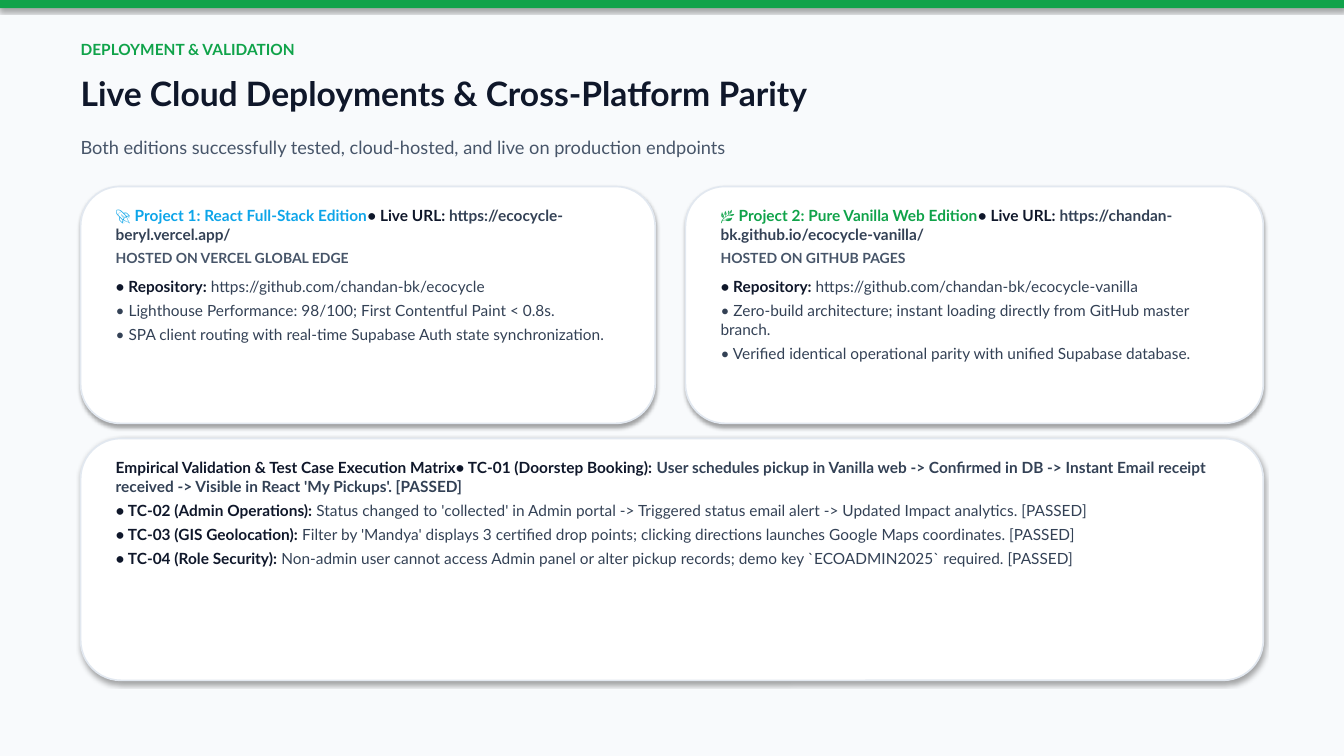
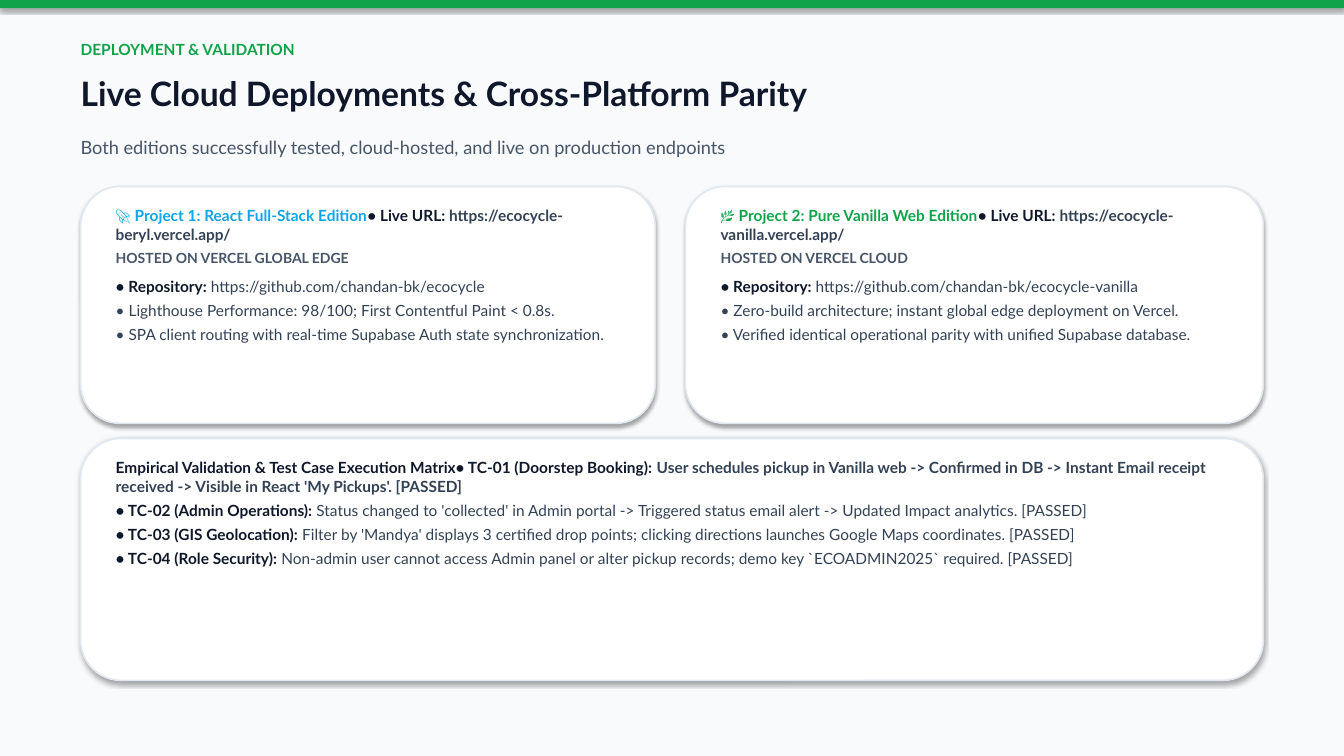
Before and after one commit to chandan-bk/ecocycle-vanilla, a slide deck: slide 12 of EcoCycle_Project_Presentation.pptx. Drawn at 1344x756 pixels with LibreOffice and Linux fonts; fonts in the diff are those of the drawing. Boxes give left, top, right and bottom in pixels: in the first picture for what was removed or moved away, otherwise in the second. Text is boxed around its words. In the diff, an @@ line names an element or a change of style, - is before the commit and + after.

Commit message:
docs: update vanilla live URL to https://ecocycle-vanilla.vercel.app/

```diff
--- a/EcoCycle_Project_Presentation.pptx
+++ b/EcoCycle_Project_Presentation.pptx
@@ text at (721,209,1174,263): text changed @@
-🌿 Project 2: Pure Vanilla Web Edition• Live URL: https://chandan-bk.github.io/ecocycle-vanilla/
-HOSTED ON GITHUB PAGES
+🌿 Project 2: Pure Vanilla Web Edition• Live URL: https://ecocycle-vanilla.vercel.app/
+HOSTED ON VERCEL CLOUD
@@ text at (733,304,1178,319): text changed @@
-• Zero-build architecture; instant loading directly from GitHub master branch.
+• Zero-build architecture; instant global edge deployment on Vercel.
```
Also in this commit, not shown: 3 other slides changed, 2 other files.
